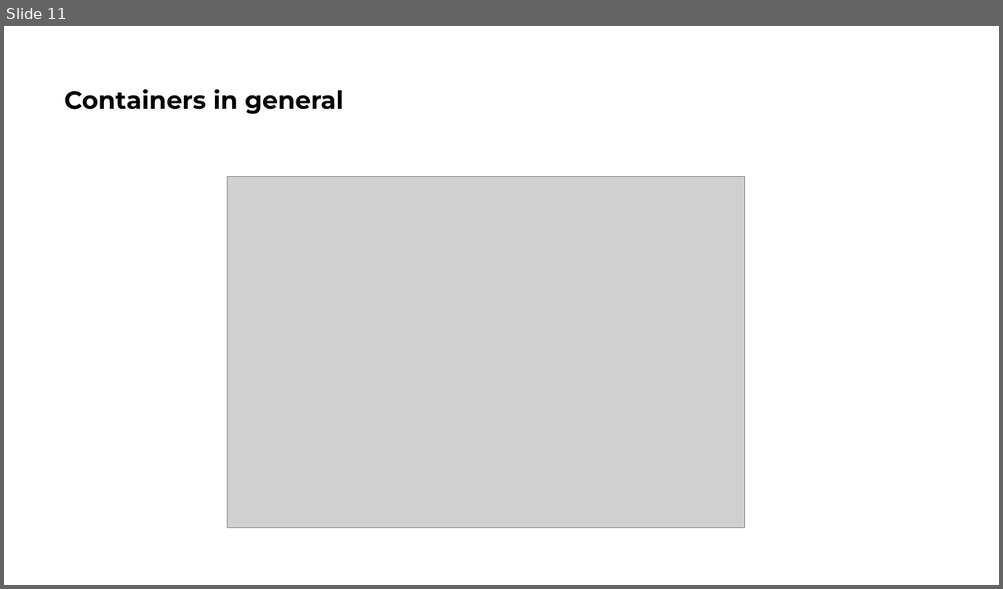
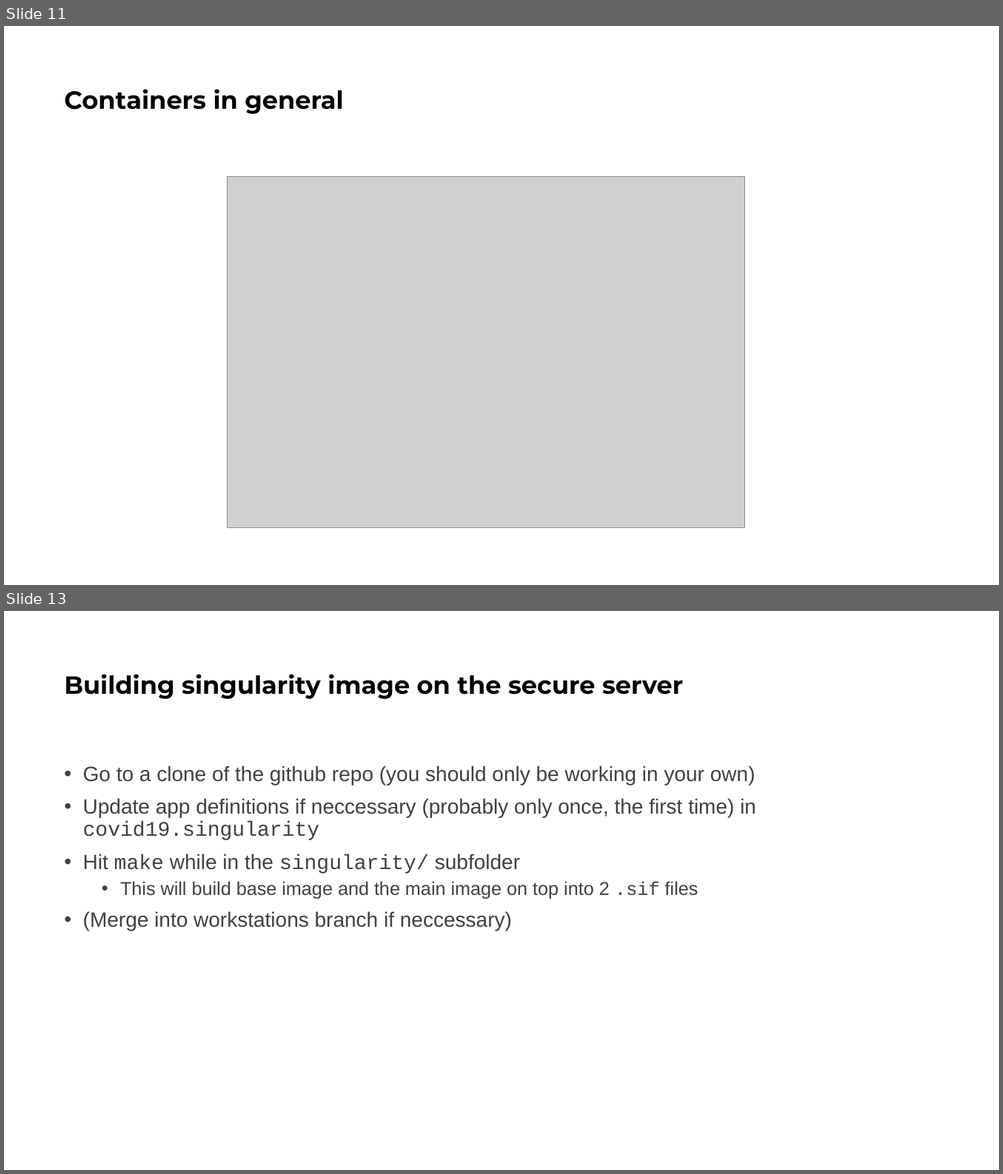
Before and after one commit to TYMichaelsen/covid19, a slide deck: Basic git and singularity.pptx. Shown one above the other, each under a label of ours: slide 11 before the commit, slides 11 and 13 after it; the slides between them are not shown. The pictures are 1003x589 and 1003x1174 pixels, drawn with LibreOffice and Linux fonts; fonts in the diff are those of the drawing; grey boxes stand for pictures. Boxes give left, top, right and bottom in pixels: in the first picture for what was removed or moved away, otherwise in the second. Text is boxed around its words. In the diff, an @@ line names an element or a change of style, - is before the commit and + after.

Commit message:
adjusted image def file example + how to build on secure server

```diff
--- a/Basic git and singularity.pptx
+++ b/Basic git and singularity.pptx
@@ slide 13 added at (4,611,999,1170), background #FFFFFF @@
@@ title added at (64,674,683,699), 24 pt, text #000000, bold @@
+Building singularity image on the secure server
@@ text added at (83,766,756,931), 20 pt, text #404040 @@
+• Go to a clone of the github repo (you should only be working in your own)
+• Update app definitions if neccessary (probably only once, the first time) in covid19.singularity
+• Hit make while in the singularity/ subfolder
+  • This will build base image and the main image on top into 2 .sif files
+• (Merge into workstations branch if neccessary)
```
Also in this commit, not shown: 1 slide changed.
